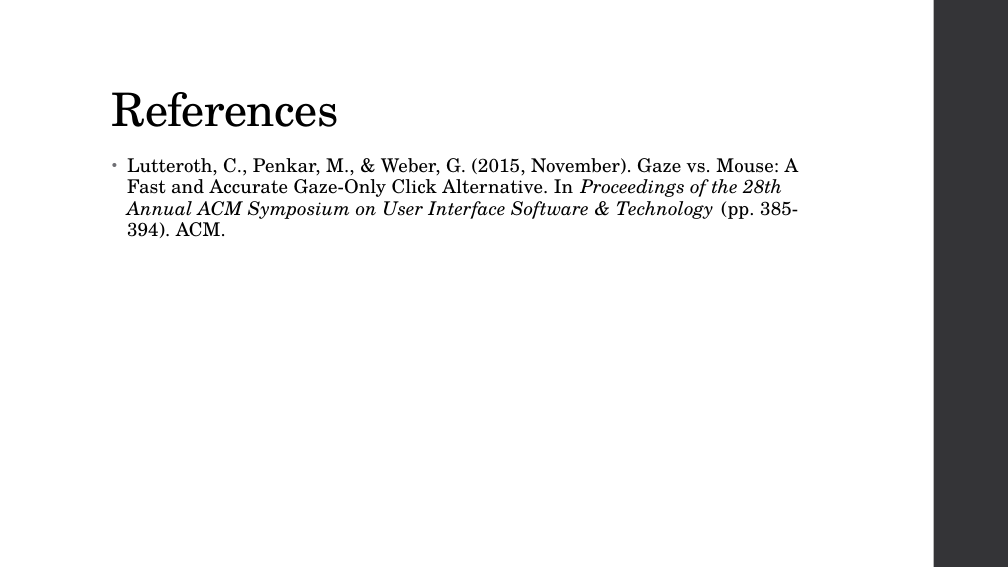
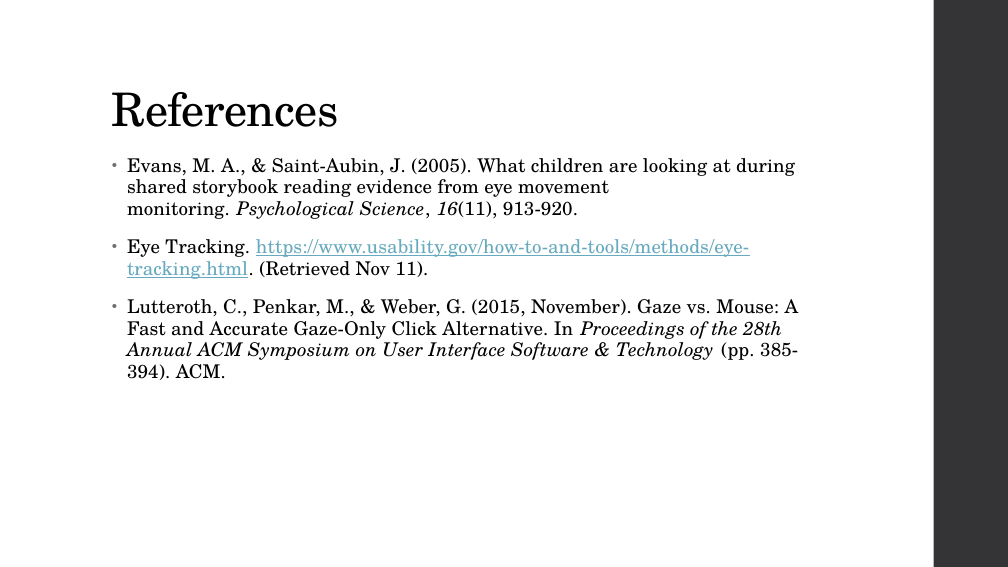
Before and after one commit to diederichk/StepCounter, a slide deck: slide 7 of MidtermPresentation/Diederich_MidtermPresentation.pptx. Drawn at 1008x567 pixels with LibreOffice and Linux fonts; fonts in the diff are those of the drawing. Boxes give left, top, right and bottom in pixels: in the first picture for what was removed or moved away, otherwise in the second. Text is boxed around its words. In the diff, an @@ line names an element or a change of style, - is before the commit and + after.

Commit message:
Presentation updates

```diff
--- a/MidtermPresentation/Diederich_MidtermPresentation.pptx
+++ b/MidtermPresentation/Diederich_MidtermPresentation.pptx
@@ text at (x1=127, y1=158, x2=795, y2=279): paragraphs added @@
+• Evans, M. A., & Saint-Aubin, J. (2005). What children are looking at during shared storybook reading evidence from eye movement monitoring. Psychological Science, 16(11), 913-920.
+• Eye Tracking. https://www.usability.gov/how-to-and-tools/methods/eye-tracking.html. (Retrieved Nov 11).
```
Also in this commit, not shown: 1 other slide changed, 1 slide added, 1 slide removed, 4 other files.
